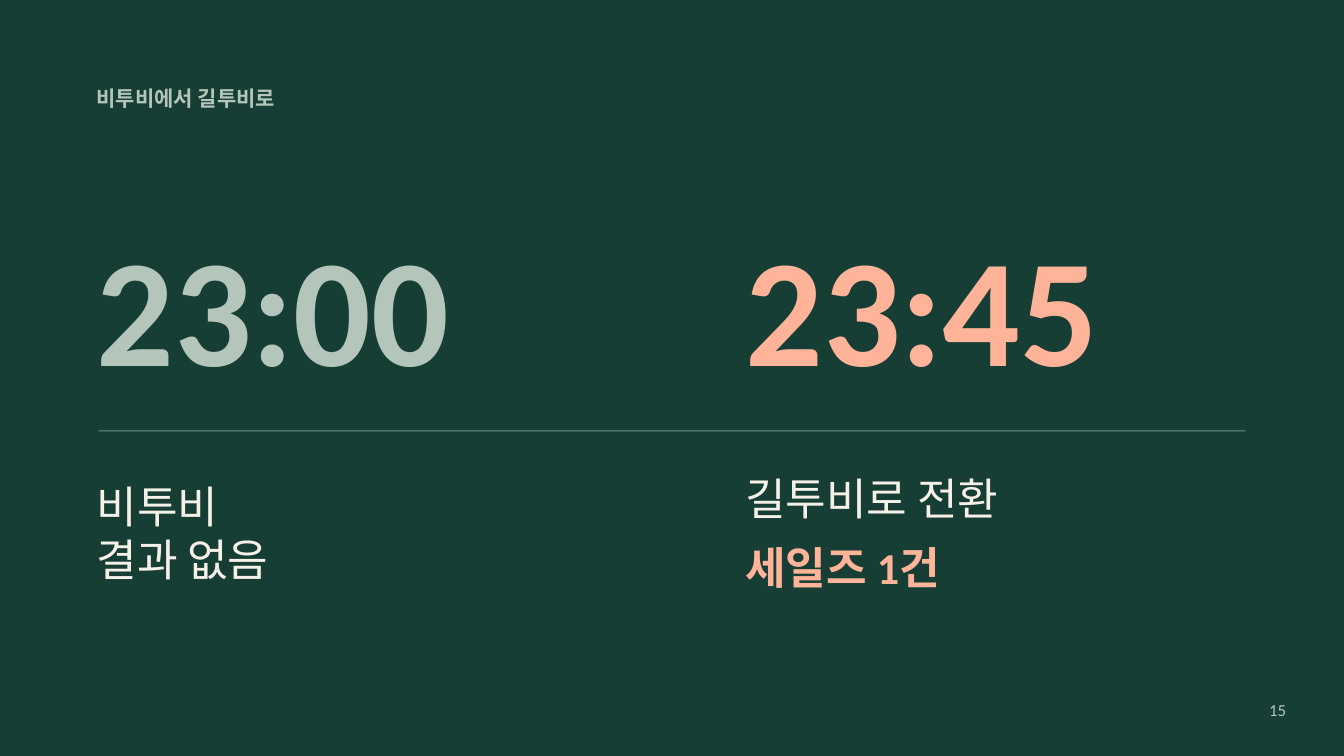
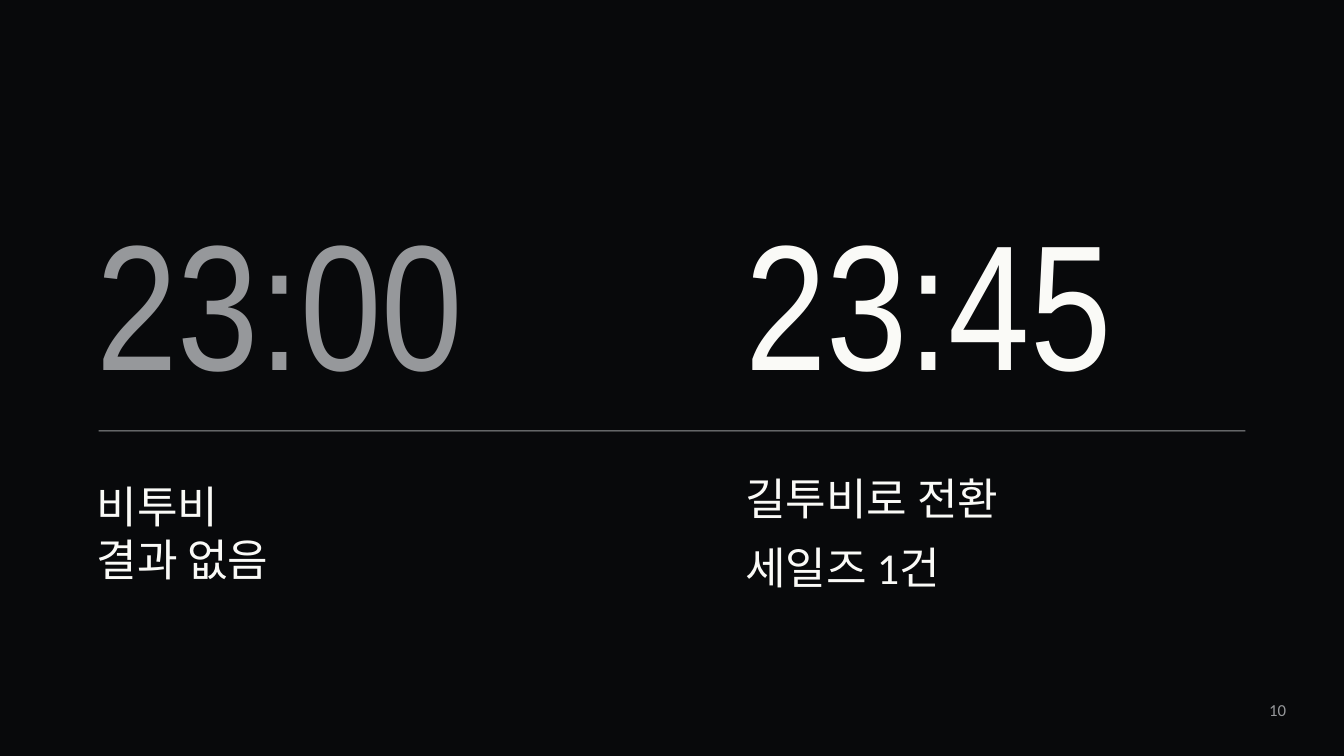
Before and after one commit to jaeyoung5178-bot/Presence, a slide deck: slide 10 of education/mentality/nozero400/NoZero-400Days.pptx (slide 15 before the commit). Drawn at 1344x756 pixels with LibreOffice and Linux fonts; fonts in the diff are those of the drawing. Boxes give left, top, right and bottom in pixels: in the first picture for what was removed or moved away, otherwise in the second. Text is boxed around its words. In the diff, an @@ line names an element or a change of style, - is before the commit and + after.

```diff
--- a/education/mentality/nozero400/NoZero-400Days.pptx
+++ b/education/mentality/nozero400/NoZero-400Days.pptx
@@ background #173E35 to #08090B @@
@@ text removed at (x1=97, y1=88, x2=275, y2=108) @@
-비투비에서 길투비로
@@ text "23:00" moved from (x1=97, y1=265, x2=449, y2=367) to (x1=97, y1=245, x2=463, y2=372) @@
@@ text "23:00" at (x1=97, y1=245, x2=463, y2=372): size 109.5 to 127.5 pt, font Calibri to Arial Narrow, text colour #B4C6BB to #96989B, bold off @@
@@ text "23:45" moved from (x1=745, y1=265, x2=1097, y2=367) to (x1=745, y1=245, x2=1111, y2=372) @@
@@ text "23:45" at (x1=745, y1=245, x2=1111, y2=372): size 109.5 to 127.5 pt, font Calibri to Arial Narrow, text colour #FFB499 to #FAFAF7, bold off @@
@@ rectangle at (x1=99, y1=431, x2=1246, y2=432): fill #738F7C to #96989B @@
@@ text "비투비" at (x1=97, y1=486, x2=268, y2=580): text colour #F5F1E8 to #FAFAF7 @@
@@ text "길투비로 전환" at (x1=745, y1=478, x2=998, y2=519): text colour #F5F1E8 to #FAFAF7 @@
@@ text "세일즈 1건" at (x1=745, y1=547, x2=940, y2=588): text colour #FFB499 to #FAFAF7, bold off @@
@@ text at (x1=1269, y1=705, x2=1286, y2=716): text changed; text colour #B4C6BB to #96989B @@
-15
+10
```
Also in this commit, not shown: 6 other slides changed, 28 slides added, 12 slides removed, 26 other files.
